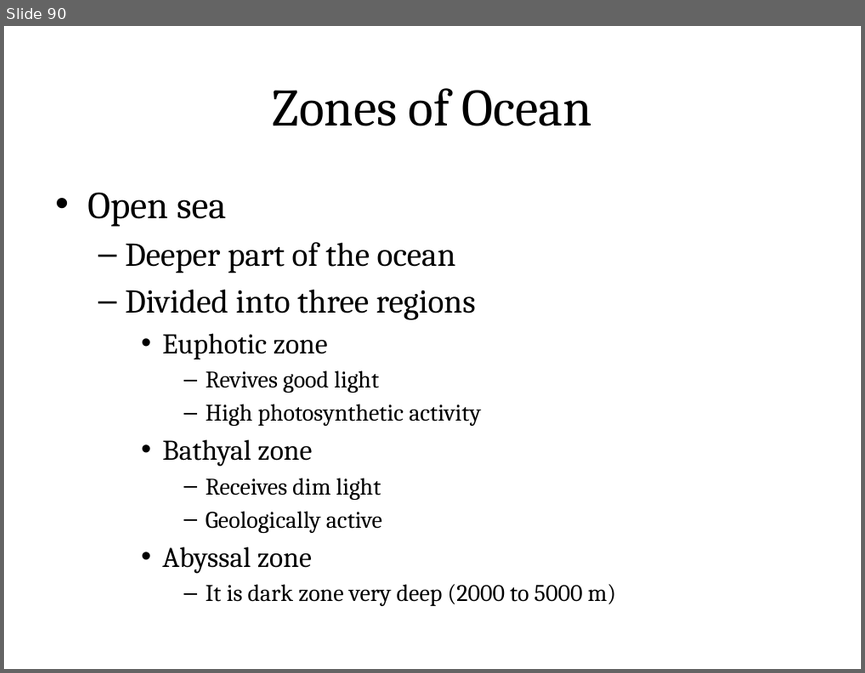
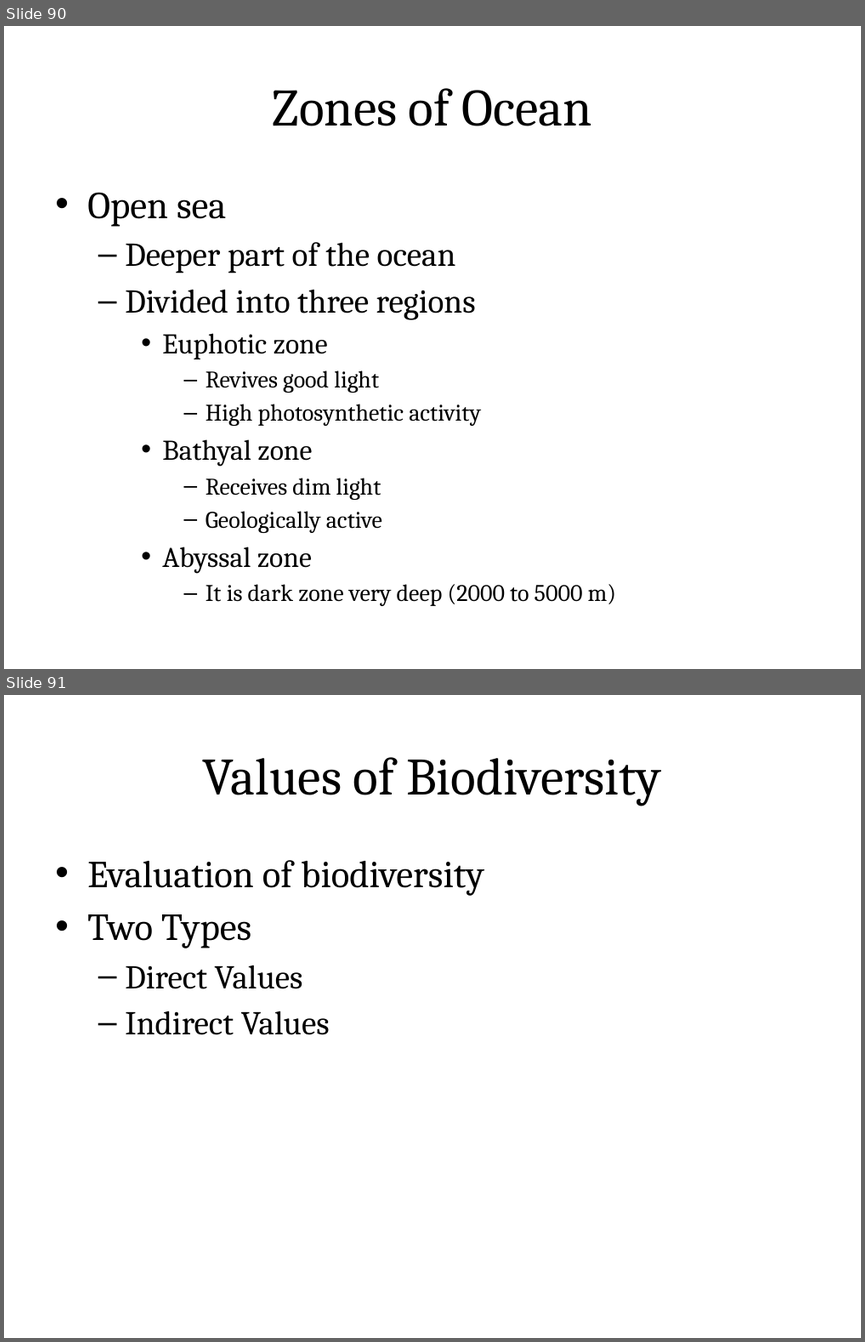
Before and after one commit to rajasekaran36/GE8291-Environmental-Science-and-Engineering, a slide deck: Slides/GE8291-U1.pptx. Shown one above the other, each under a label of ours: slide 90 before the commit, slides 90 and 91 after it. The pictures are 865x673 and 865x1342 pixels, drawn with LibreOffice and Linux fonts; fonts in the diff are those of the drawing. Boxes give left, top, right and bottom in pixels: in the first picture for what was removed or moved away, otherwise in the second. Text is boxed around its words. In the diff, an @@ line names an element or a change of style, - is before the commit and + after.

```diff
--- a/Slides/GE8291-U1.pptx
+++ b/Slides/GE8291-U1.pptx
@@ slide 91 added at [4, 695, 861, 1338], background #FFFFFF @@
@@ title added at [46, 721, 818, 828], fill gradient #DAFDA7 to #E4FCC2 to #F5FFE7, outline #98B955 0.75 pt, 44 pt, text #000000 @@
+Values of Biodiversity
@@ text added at [87, 860, 484, 1035], 32 pt, text #000000 @@
+• Evaluation of biodiversity
+• Two Types
+  – Direct Values
+  – Indirect Values
```
Also in this commit, not shown: 16 other slides added, 1 other file.
